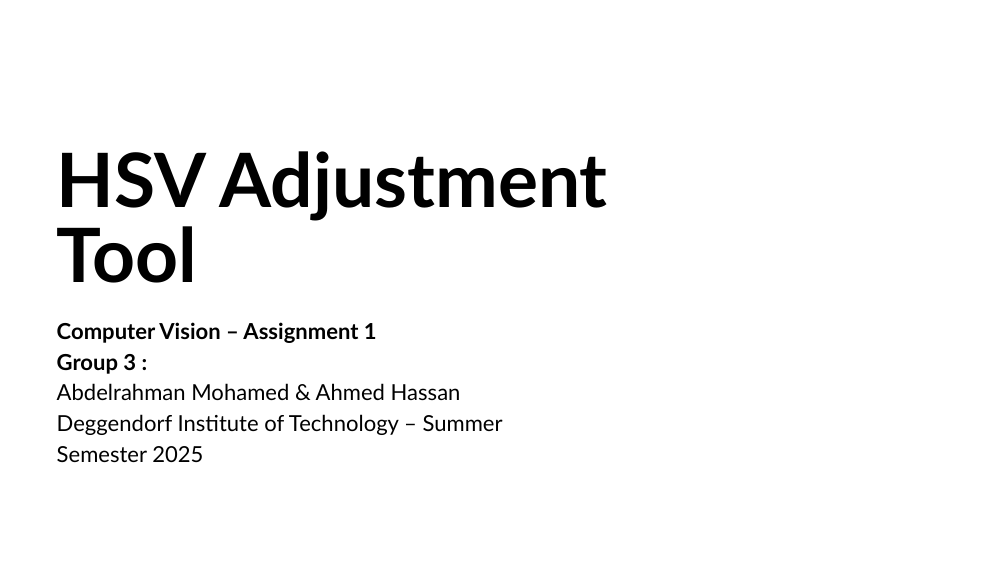
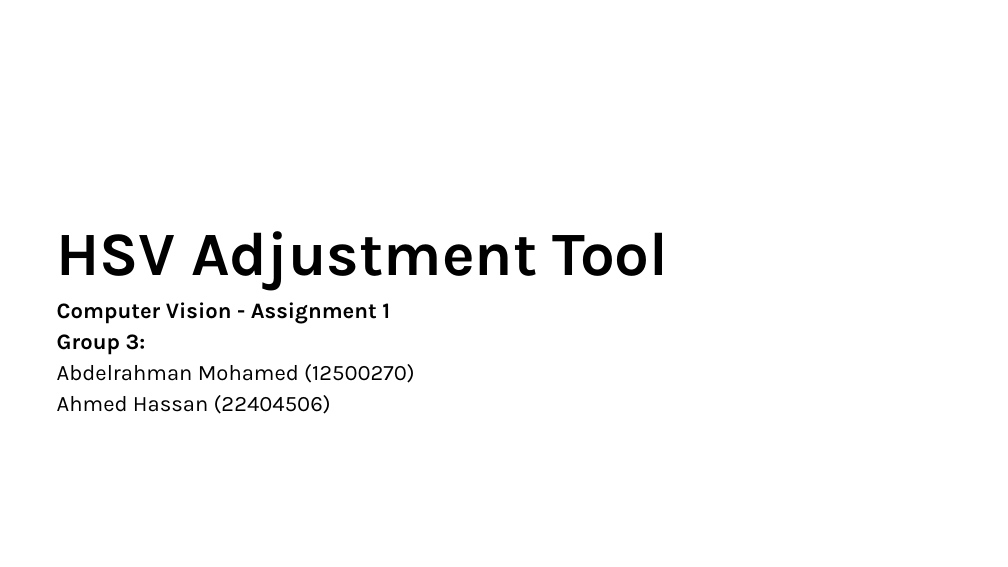
Before and after one commit to aaref5720/HSV-Adjustment-Tool, a slide deck: slide 1 of Presentation.pptx. Drawn at 1008x567 pixels with LibreOffice and Linux fonts; fonts in the diff are those of the drawing; background and template pictures are left out. Boxes give left, top, right and bottom in pixels: in the first picture for what was removed or moved away, otherwise in the second. Text is boxed around its words. In the diff, an @@ line names an element or a change of style, - is before the commit and + after.

```diff
--- a/Presentation.pptx
+++ b/Presentation.pptx
@@ text "HSV Adjustment Tool": place and size @@
-text "HSV Adjustment Tool" at box(57, 151, 607, 283)
+text "HSV Adjustment Tool" at box(56, 231, 669, 290)
@@ text "HSV Adjustment Tool" at box(56, 231, 669, 290): size 107.1 to 88 pt, font Lato to Karla @@
@@ text at box(57, 302, 415, 414): text changed; font Lato to Karla @@
-Computer Vision – Assignment 1
-Group 3 :
-Abdelrahman Mohamed & Ahmed Hassan
-Deggendorf Institute of Technology – Summer Semester 2025
+Computer Vision - Assignment 1
+Group 3:
+Abdelrahman Mohamed (12500270)
+Ahmed Hassan (22404506)
```
Also in this commit, not shown: 5 other slides changed, 1 slide added, 1 slide removed.
